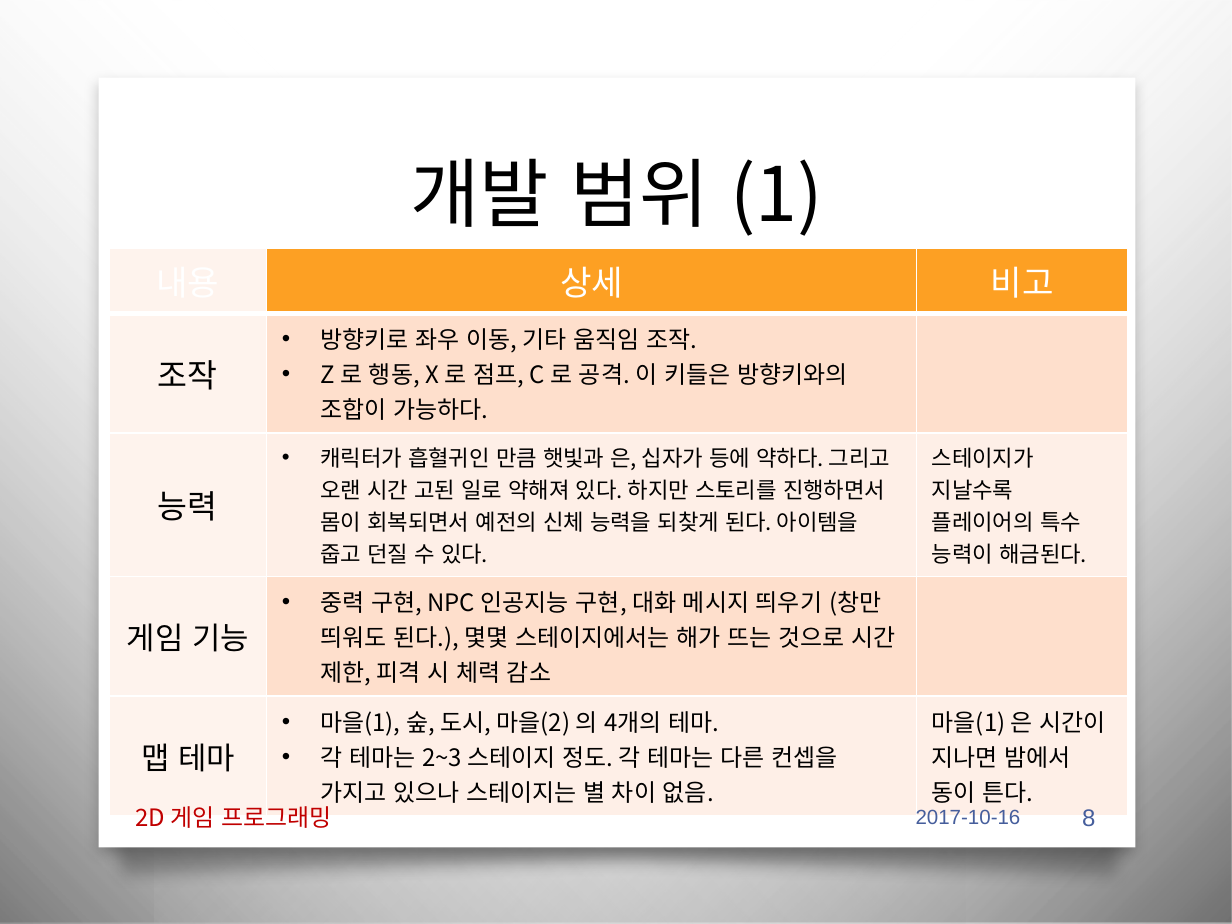
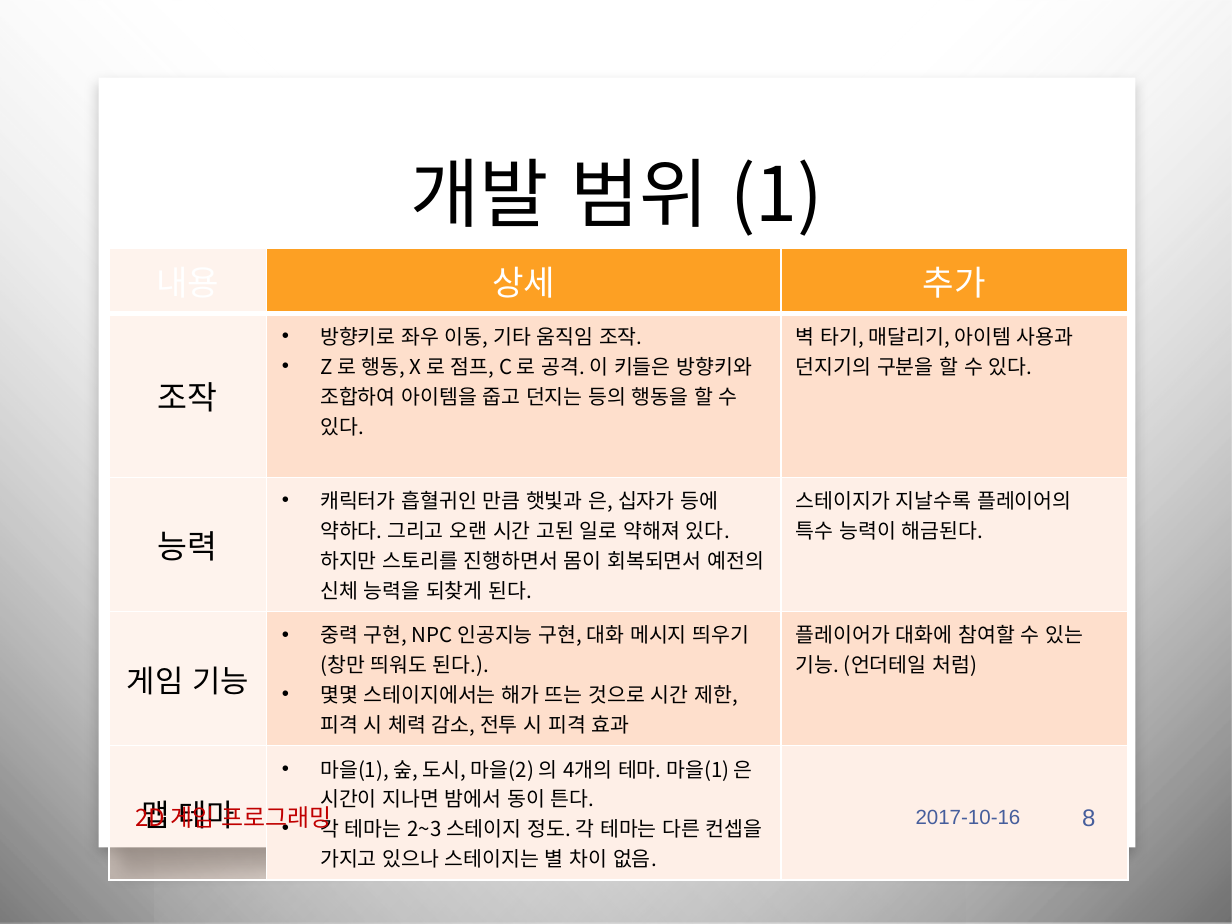
Before and after one commit to iconstudio/2017-Platformer, a slide deck: slide 8 of slides/2017_2DGP_1차발표.pptx. Drawn at 1232x924 pixels with LibreOffice and Linux fonts; fonts in the diff are those of the drawing; background and template pictures are left out. Boxes give left, top, right and bottom in pixels: in the first picture for what was removed or moved away, otherwise in the second. Text is boxed around its words. In the diff, an @@ line names an element or a change of style, - is before the commit and + after.

```diff
--- a/slides/2017_2DGP_1차발표.pptx
+++ b/slides/2017_2DGP_1차발표.pptx
@@ table at bbox=[108, 249, 1127, 872] @@
-row 1, column 3: 비고
+row 1, column 3: 추가
-row 2, column 2: 방향키로 좌우 이동, 기타 움직임 조작. / Z 로 행동, X 로 점프, C 로 공격. 이 키들은 방향키와의 조합이 가능하다.
+row 2, column 2: 방향키로 좌우 이동, 기타 움직임 조작. / Z 로 행동, X 로 점프, C 로 공격. 이 키들은 방향키와 조합하여 아이템을 줍고 던지는 등의 행동을 할 수 있다.
-row 2, column 3: 
+row 2, column 3: 벽 타기, 매달리기, 아이템 사용과 던지기의 구분을 할 수 있다.
-row 3, column 2: 캐릭터가 흡혈귀인 만큼 햇빛과 은, 십자가 등에 약하다. 그리고 오랜 시간 고된 일로 약해져 있다. 하지만 스토리를 진행하면서 몸이 회복되면서 예전의 신체 능력을 되찾게 된다. 아이템을 줍고 던질 수 있다.
+row 3, column 2: 캐릭터가 흡혈귀인 만큼 햇빛과 은, 십자가 등에 약하다. 그리고 오랜 시간 고된 일로 약해져 있다. 하지만 스토리를 진행하면서 몸이 회복되면서 예전의 신체 능력을 되찾게 된다.
-row 4, column 2: 중력 구현, NPC 인공지능 구현, 대화 메시지 띄우기 (창만 띄워도 된다.), 몇몇 스테이지에서는 해가 뜨는 것으로 시간 제한, 피격 시 체력 감소
+row 4, column 2: 중력 구현, NPC 인공지능 구현, 대화 메시지 띄우기 (창만 띄워도 된다.). / 몇몇 스테이지에서는 해가 뜨는 것으로 시간 제한, 피격 시 체력 감소, 전투 시 피격 효과
-row 4, column 3: 
+row 4, column 3: 플레이어가 대화에 참여할 수 있는 기능. (언더테일 처럼)
-row 5, column 2: 마을(1), 숲, 도시, 마을(2) 의 4개의 테마. / 각 테마는 2~3 스테이지 정도. 각 테마는 다른 컨셉을 가지고 있으나 스테이지는 별 차이 없음.
+row 5, column 2: 마을(1), 숲, 도시, 마을(2) 의 4개의 테마. 마을(1) 은 시간이 지나면 밤에서 동이 튼다. / 각 테마는 2~3 스테이지 정도. 각 테마는 다른 컨셉을 가지고 있으나 스테이지는 별 차이 없음.
-row 5, column 3: 마을(1) 은 시간이 지나면 밤에서 동이 튼다.
+row 5, column 3: 
@@ size 13 to 12 pt in "스테이지가 지날수록 플레이어의 특수 능력이 해금된다." @@
```
Also in this commit, not shown: 3 other slides changed, 1 other file.
